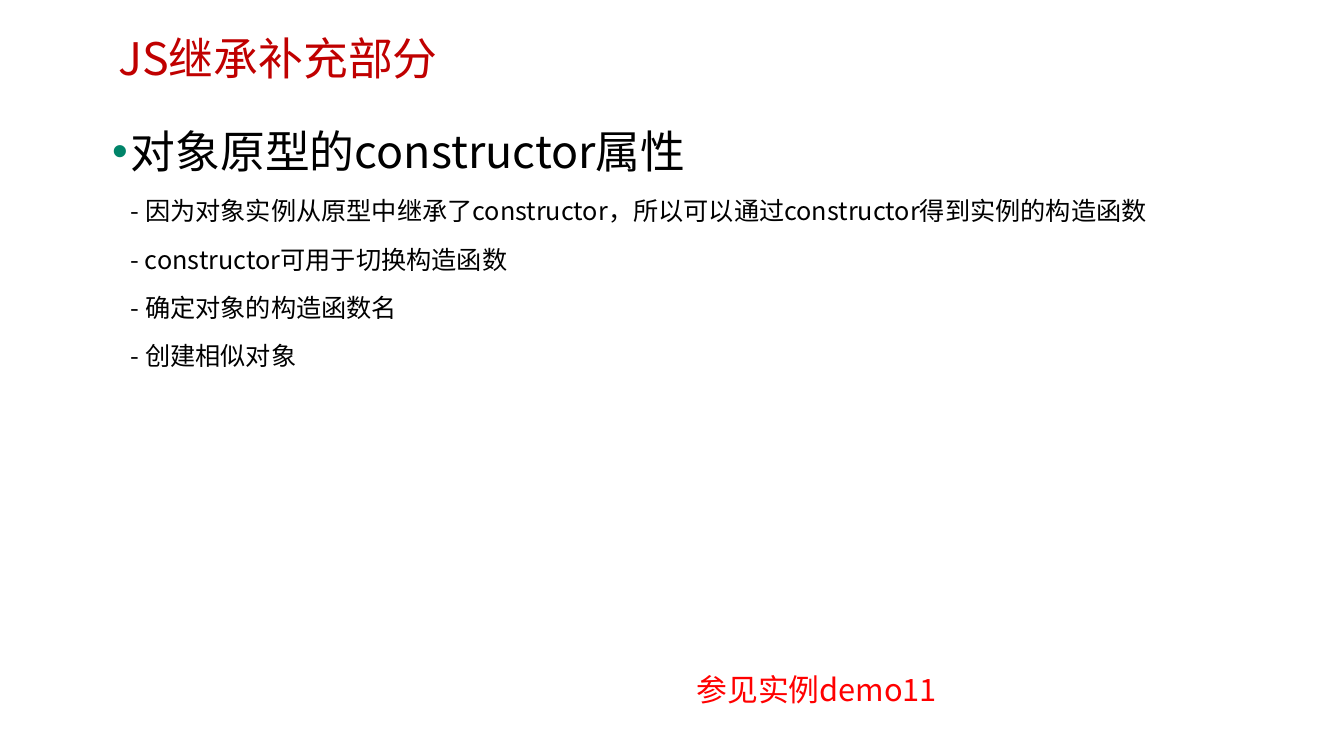
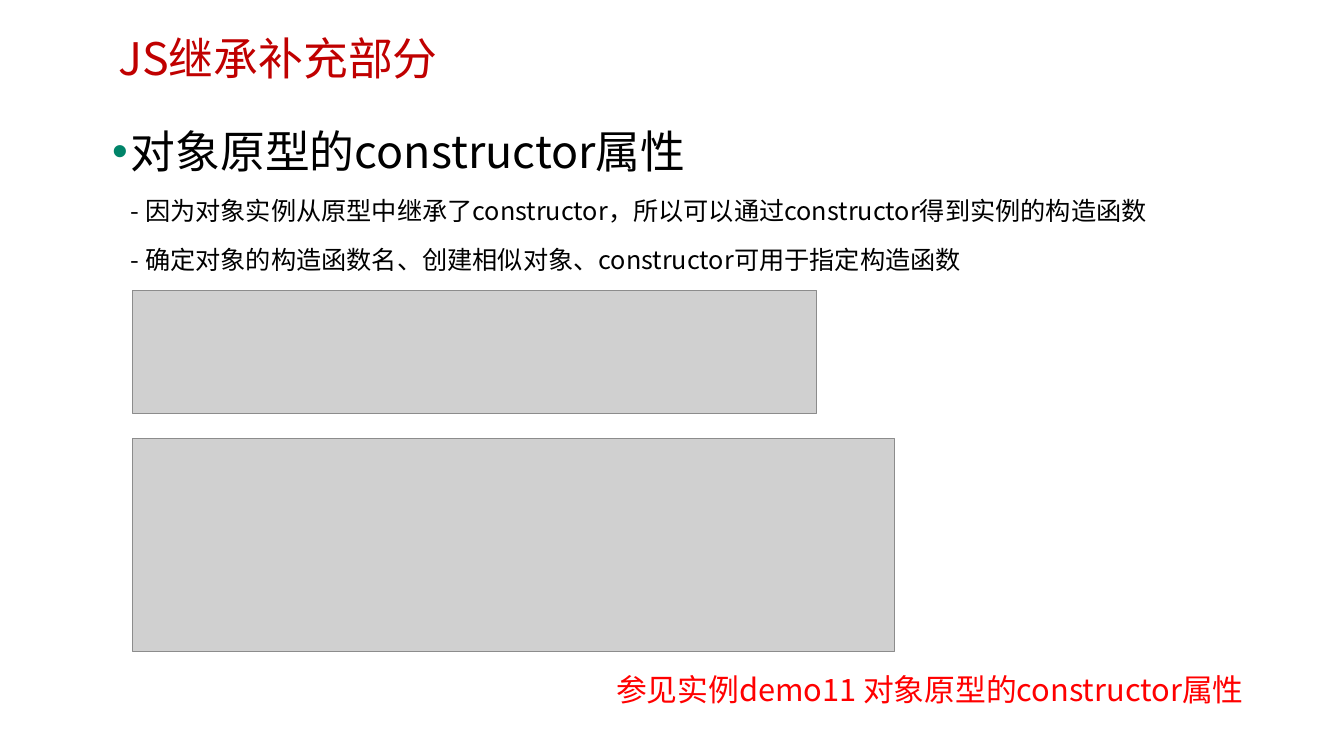
Before and after one commit to edu2act/course-javascript-advanced, a slide deck: slide 28 of 课程PPT/07.JavaScript面向对象编程 一.pptx (slide 26 before the commit). Drawn at 1344x756 pixels with LibreOffice and Linux fonts; fonts in the diff are those of the drawing; grey boxes stand for pictures; background and template pictures are left out. Boxes give left, top, right and bottom in pixels: in the first picture for what was removed or moved away, otherwise in the second. Text is boxed around its words. In the diff, an @@ line names an element or a change of style, - is before the commit and + after.

```diff
--- a/课程PPT/07.JavaScript面向对象编程 一.pptx
+++ b/课程PPT/07.JavaScript面向对象编程 一.pptx
@@ text at [131,130,1147,271]: text changed @@
-• 对象原型的constructor属性
-  - 因为对象实例从原型中继承了constructor，所以可以通过constructor得到实例的构造函数
-  - constructor可用于切换构造函数
-  - 确定对象的构造函数名
-  - 创建相似对象
+• 对象原型的constructor属性
+  - 因为对象实例从原型中继承了constructor，所以可以通过constructor得到实例的构造函数
+  - 确定对象的构造函数名、创建相似对象、constructor可用于指定构造函数
@@ picture added at [133,290,818,414] @@
@@ picture added at [133,439,895,652] @@
@@ text at [616,675,1243,704]: text changed @@
-参见实例demo11
+参见实例demo11 对象原型的constructor属性
```
Also in this commit, not shown: 6 other slides changed, 4 slides added, 9 other files.
